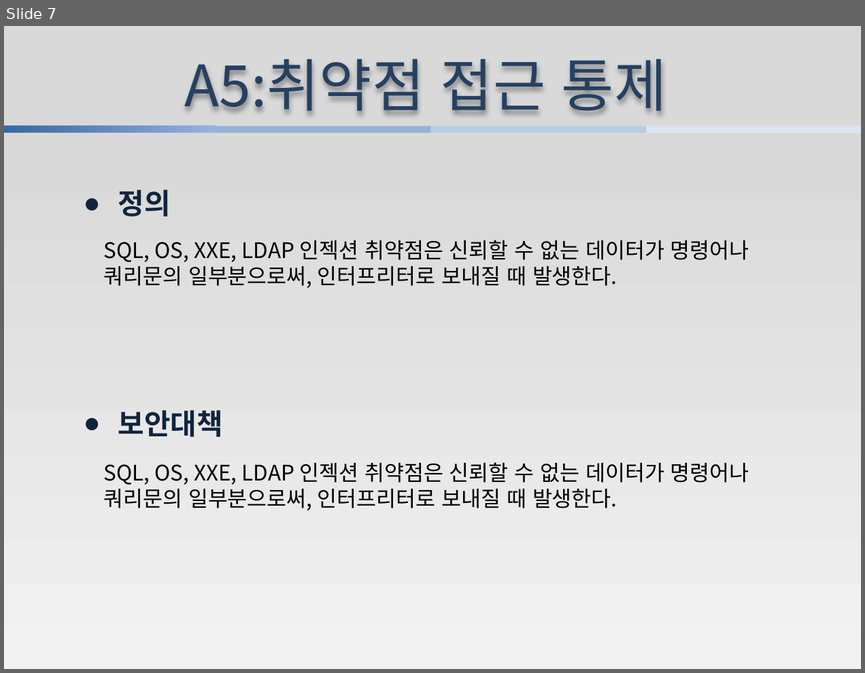
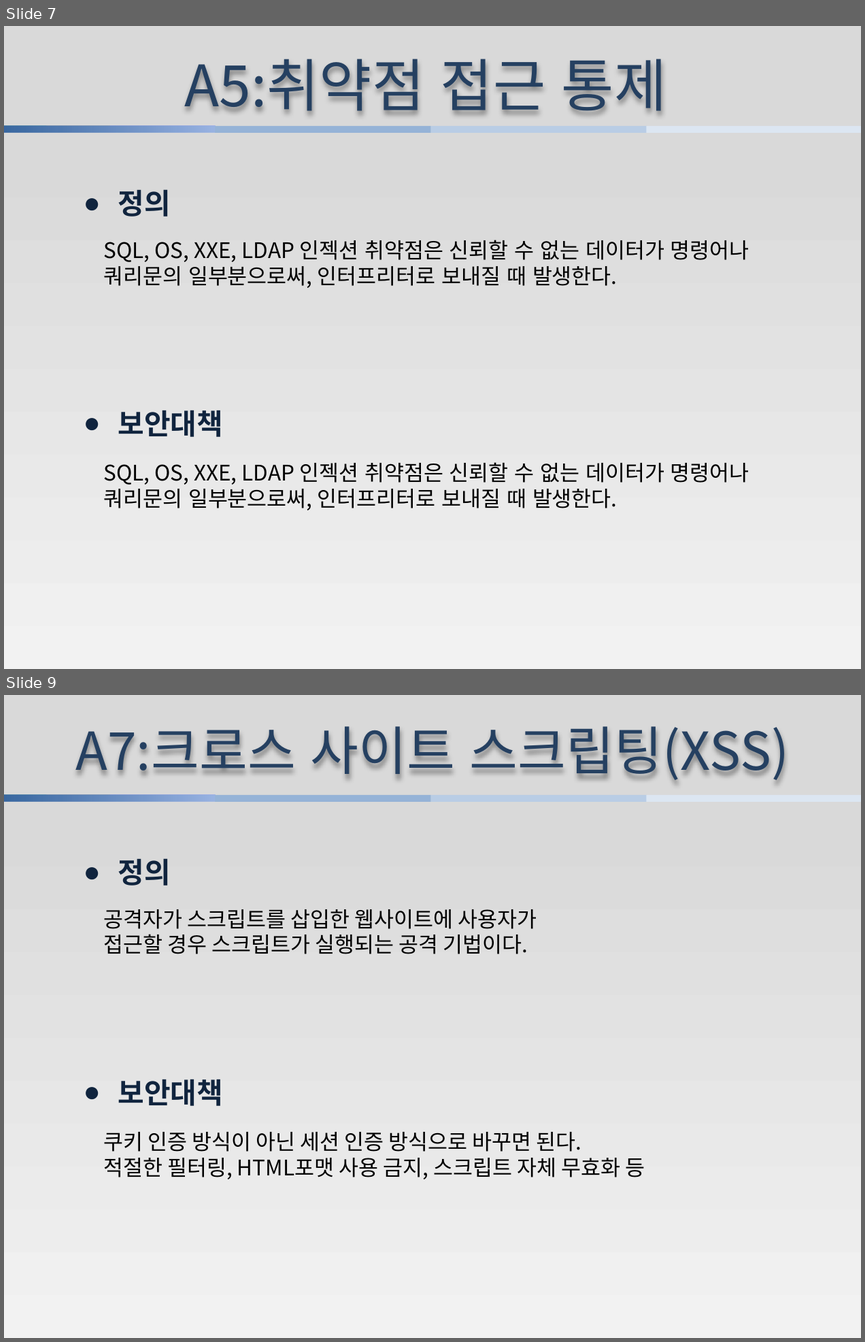
Before and after one commit to jungyohan731/han, a slide deck: 프로젝트 보고서.pptx. Shown one above the other, each under a label of ours: slide 7 before the commit, slides 7 and 9 after it; the slides between them are not shown. The pictures are 865x673 and 865x1342 pixels, drawn with LibreOffice and Linux fonts; fonts in the diff are those of the drawing. Boxes give left, top, right and bottom in pixels: in the first picture for what was removed or moved away, otherwise in the second. Text is boxed around its words. In the diff, an @@ line names an element or a change of style, - is before the commit and + after.

```diff
--- a/프로젝트 보고서.pptx
+++ b/프로젝트 보고서.pptx
@@ slide 9 added at <box>4,695,861,1338</box>, background gradient #D9D9D9 to #F2F2F2 @@
@@ text added at <box>75,726,789,780</box>, 44 pt, text #254061 @@
+A7:크로스 사이트 스크립팅(XSS)
@@ rectangle added at <box>4,795,215,802</box>, fill gradient #9AB5E4 to #265A99 to #E1E8F5 @@
@@ rectangle added at <box>215,795,430,802</box>, fill #95B3D7 @@
@@ rectangle added at <box>430,795,647,802</box>, fill #B9CDE5 @@
@@ rectangle added at <box>647,795,861,802</box>, fill #DCE6F2 @@
@@ text added at <box>118,858,171,885</box>, 24 pt, text #0F243E, bold @@
+● 정의
@@ text added at <box>103,909,536,954</box>, 18 pt, text #000000 @@
+공격자가 스크립트를 삽입한 웹사이트에 사용자가
+접근할 경우 스크립트가 실행되는 공격 기법이다.
@@ text added at <box>118,1079,224,1106</box>, 24 pt, text #0F243E, bold @@
+● 보안대책
@@ text added at <box>103,1132,645,1179</box>, 18 pt, text #000000 @@
+쿠키 인증 방식이 아닌 세션 인증 방식으로 바꾸면 된다.
+적절한 필터링, HTML포맷 사용 금지, 스크립트 자체 무효화 등
```
Also in this commit, not shown: 7 other slides changed, 2 other slides added, 3 slides removed, 1 other file.
